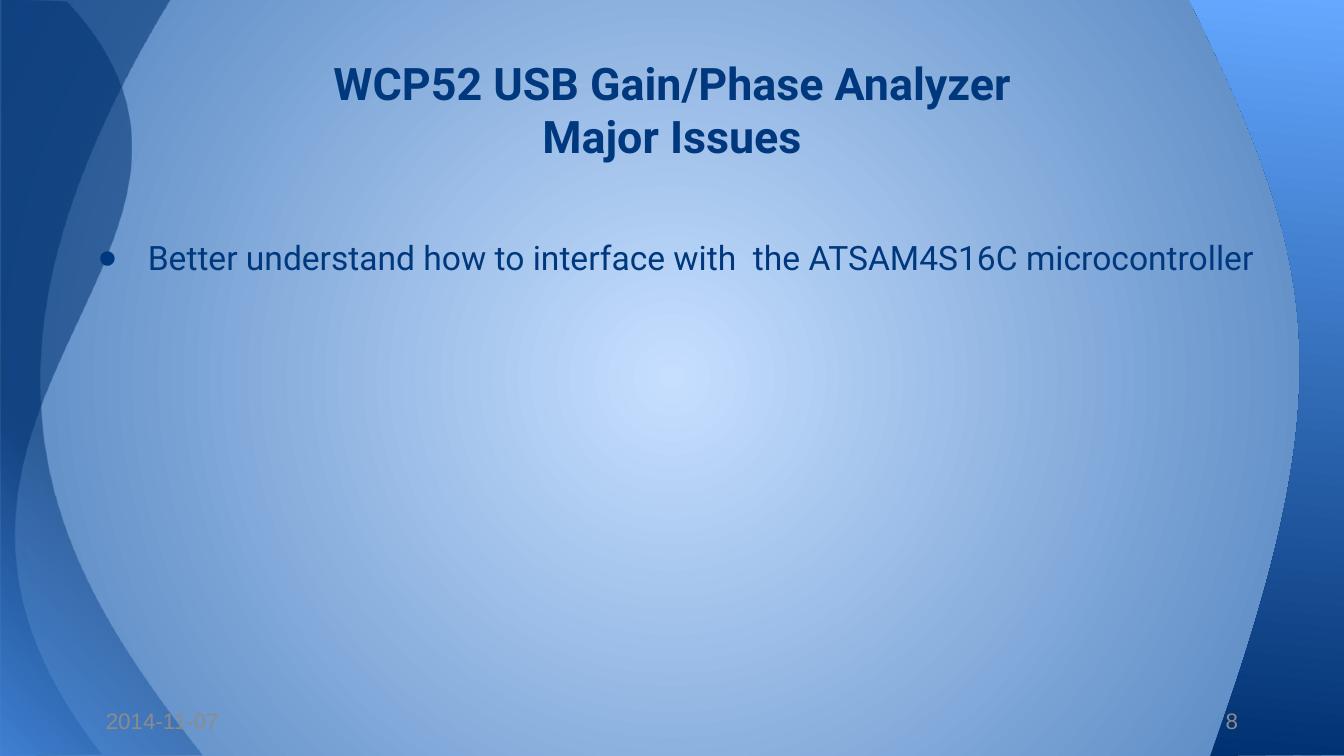
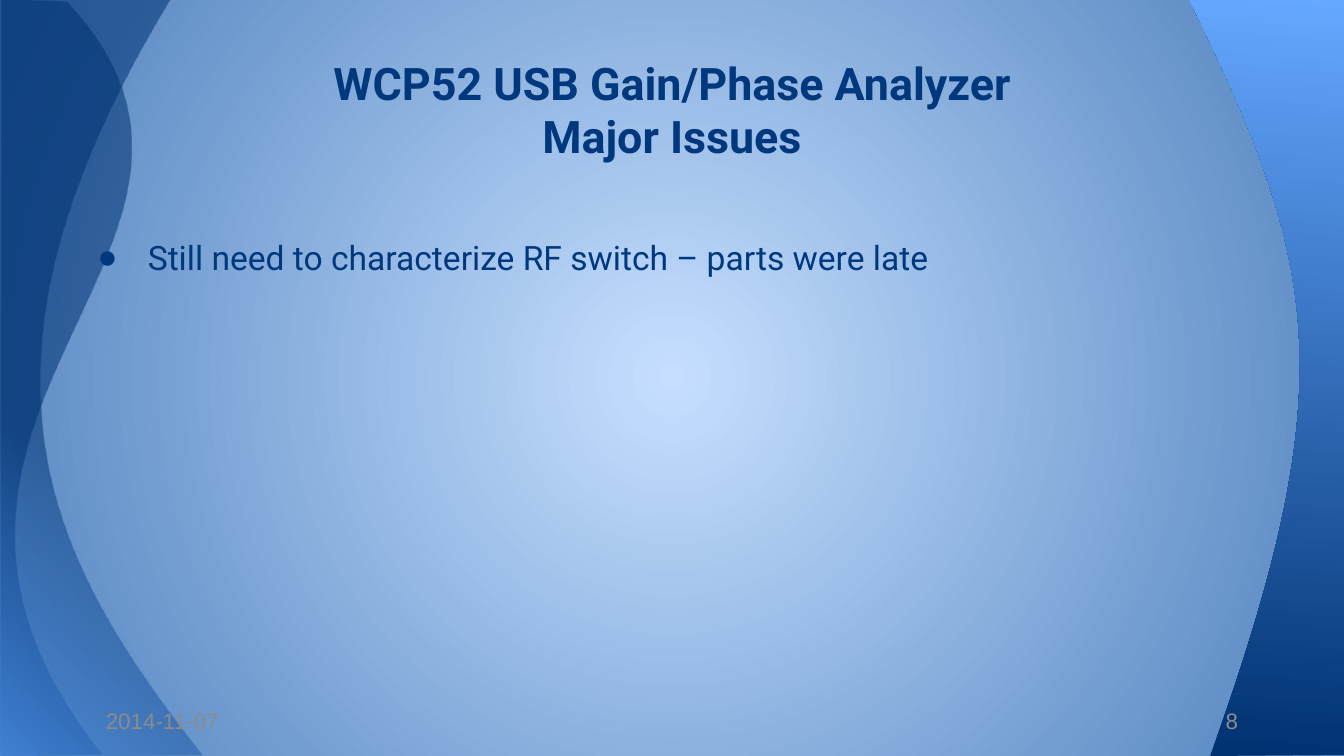
Before and after one commit to WCP52/docs, a slide deck: slide 8 of wsr/StatusPres.pptx. Drawn at 1344x756 pixels with LibreOffice and Linux fonts; fonts in the diff are those of the drawing. Boxes give left, top, right and bottom in pixels: in the first picture for what was removed or moved away, otherwise in the second. Text is boxed around its words. In the diff, an @@ line names an element or a change of style, - is before the commit and + after.

```diff
--- a/wsr/StatusPres.pptx
+++ b/wsr/StatusPres.pptx
@@ text at box(148, 245, 928, 277): text changed @@
-● Better understand how to interface with the ATSAM4S16C microcontroller
+● Still need to characterize RF switch – parts were late
```
Also in this commit, not shown: 1 other slide changed.
